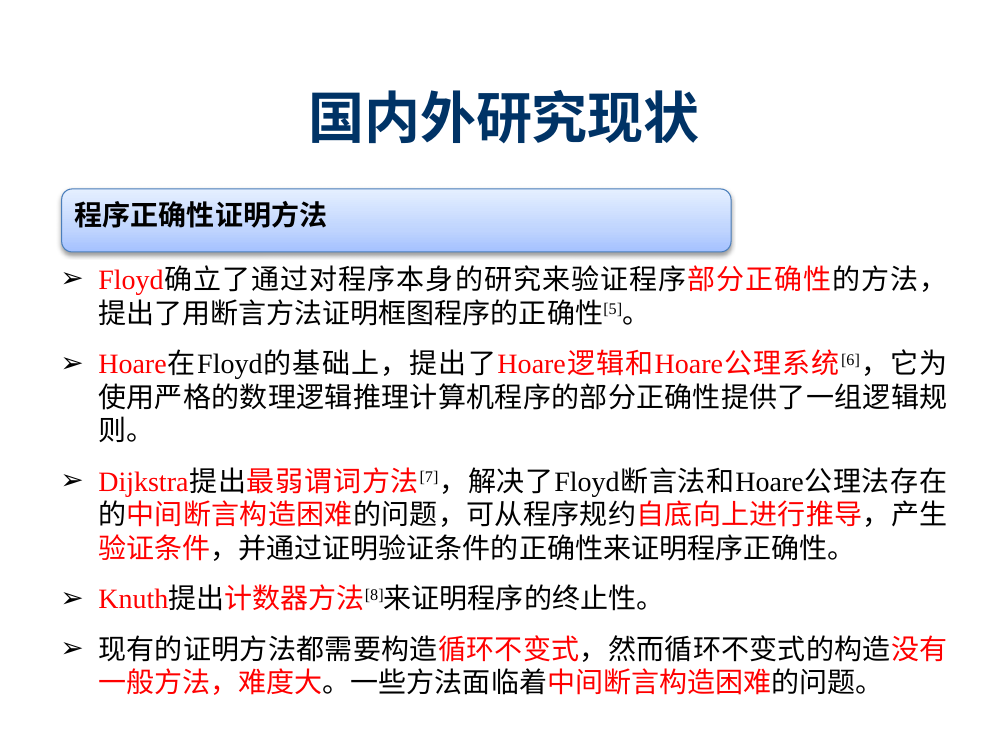
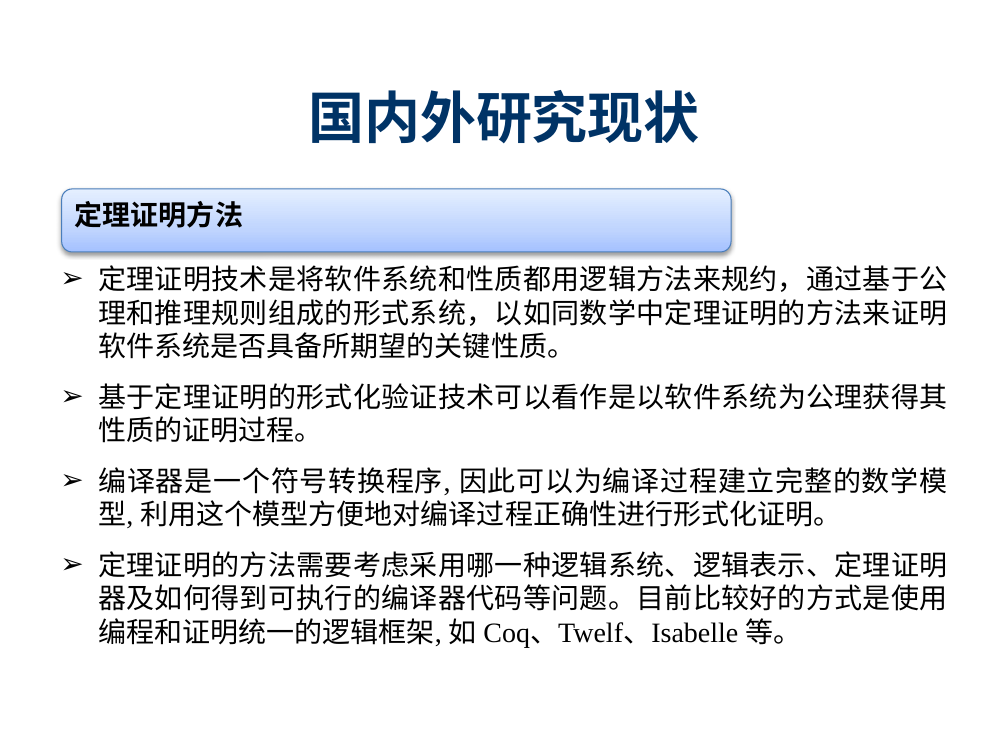
Before and after one commit to destiny1991/--2014--destiny, a slide deck: slide 10 of 开题/SY1406108_陈志伟_开题ppt.pptx (slide 9 before the commit). Drawn at 1008x756 pixels with LibreOffice and Linux fonts; fonts in the diff are those of the drawing; background and template pictures are left out. Boxes give left, top, right and bottom in pixels: in the first picture for what was removed or moved away, otherwise in the second. Text is boxed around its words. In the diff, an @@ line names an element or a change of style, - is before the commit and + after.

```diff
--- a/开题/SY1406108_陈志伟_开题ppt.pptx
+++ b/开题/SY1406108_陈志伟_开题ppt.pptx
@@ text in rounded rectangle at [75,201,243,228]: text changed @@
-程序正确性证明方法
+定理证明方法
@@ text at [98,265,947,648]: text changed @@
-➢ Floyd确立了通过对程序本身的研究来验证程序部分正确性的方法，提出了用断言方法证明框图程序的正确性[5]。
-➢ Hoare在Floyd的基础上，提出了Hoare逻辑和Hoare公理系统[6]，它为使用严格的数理逻辑推理计算机程序的部分正确性提供了一组逻辑规则。
-➢ Dijkstra提出最弱谓词方法[7]，解决了Floyd断言法和Hoare公理法存在的中间断言构造困难的问题，可从程序规约自底向上进行推导，产生验证条件，并通过证明验证条件的正确性来证明程序正确性。
-➢ Knuth提出计数器方法[8]来证明程序的终止性。
-➢ 现有的证明方法都需要构造循环不变式，然而循环不变式的构造没有一般方法，难度大。一些方法面临着中间断言构造困难的问题。
+➢ 定理证明技术是将软件系统和性质都用逻辑方法来规约，通过基于公理和推理规则组成的形式系统，以如同数学中定理证明的方法来证明软件系统是否具备所期望的关键性质。
+➢ 基于定理证明的形式化验证技术可以看作是以软件系统为公理获得其性质的证明过程。
+➢ 编译器是一个符号转换程序, 因此可以为编译过程建立完整的数学模型, 利用这个模型方便地对编译过程正确性进行形式化证明。
+➢ 定理证明的方法需要考虑采用哪一种逻辑系统、逻辑表示、定理证明器及如何得到可执行的编译器代码等问题。目前比较好的方式是使用编程和证明统一的逻辑框架, 如 Coq、Twelf、Isabelle 等。
```
Also in this commit, not shown: 12 other slides changed, 2 slides added, 1 slide removed, 2 other files.
